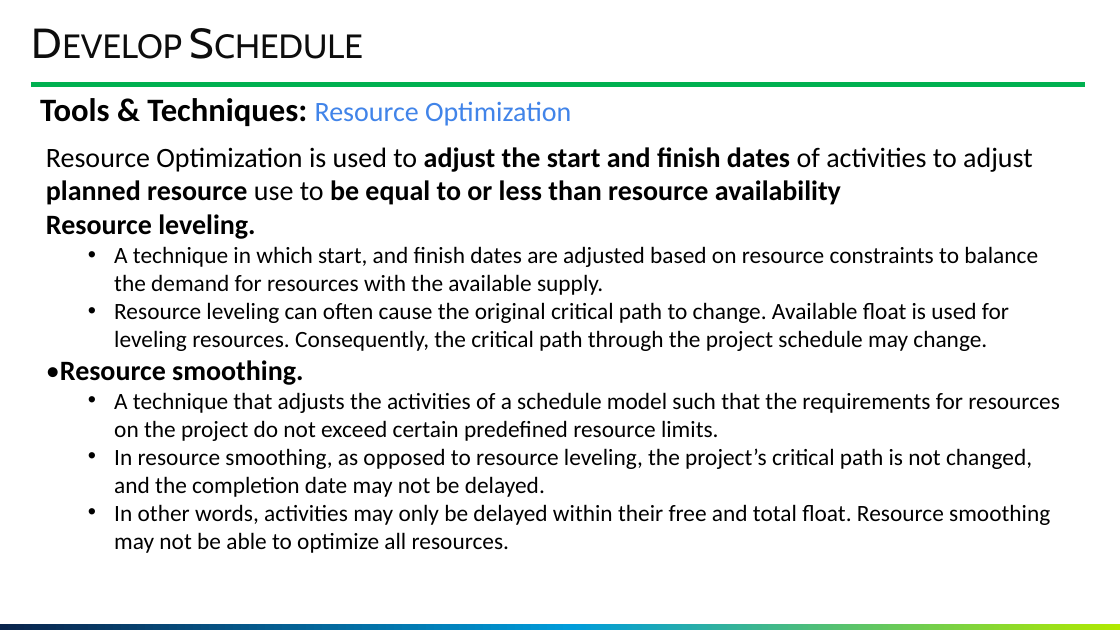
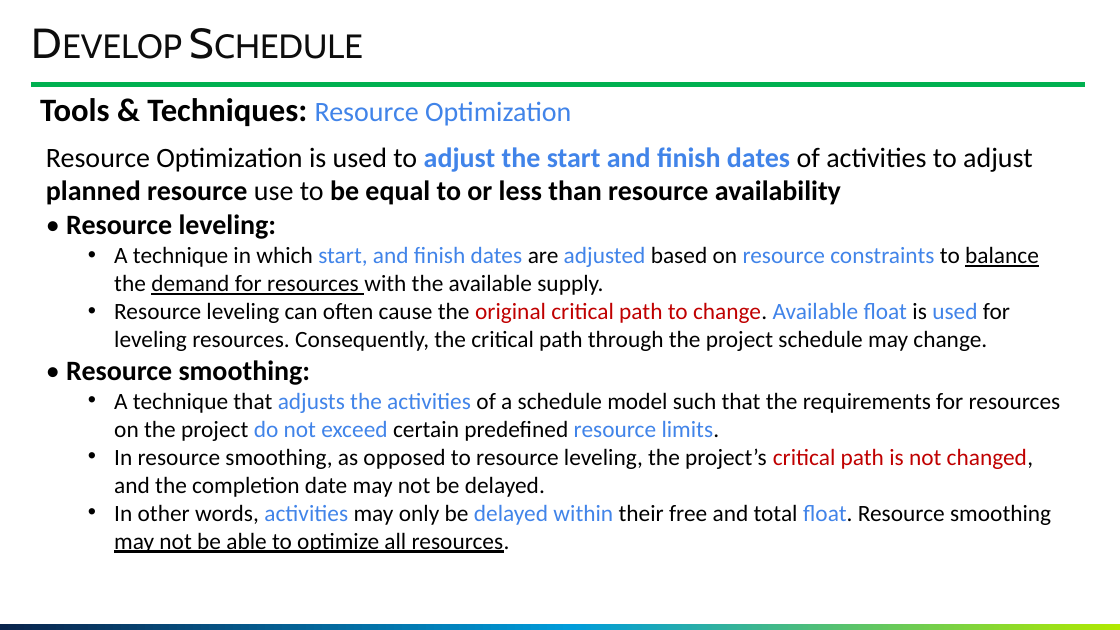
Before and after one commit to GoonerMAK/SWE_4803_Software_Project_Management, a slide deck: slide 120 of SWE 4803_Lec5_part1.pptm. Drawn at 1120x630 pixels with LibreOffice and Linux fonts; fonts in the diff are those of the drawing; background and template pictures are left out. Boxes give left, top, right and bottom in pixels: in the first picture for what was removed or moved away, otherwise in the second. Text is boxed around its words. In the diff, an @@ line names an element or a change of style, - is before the commit and + after.

```diff
--- a/SWE 4803_Lec5_part1.pptm
+++ b/SWE 4803_Lec5_part1.pptm
@@ text at [46, 147, 1061, 553]: text colour #000000 to #4184E8 in "adjust the start and finish dates", "start, and finish dates adjusted resource constraints", "Available float used", "adjusts the activities do not exceed resource ..." and 1 more places; underline on in "balance demand for resources", "may not be able to optimize all ..."; text colour #000000 to #C00000 in "original critical path to change.", "critical path is not changed," @@
@@ text at [66, 214, 277, 239]: text changed @@
-Resource leveling.
+• Resource leveling:
@@ text at [66, 360, 311, 385]: text changed @@
-•Resource smoothing.
+• Resource smoothing:
```
Also in this commit, not shown: 18 other slides changed, 1 slide added, 4 other files.
